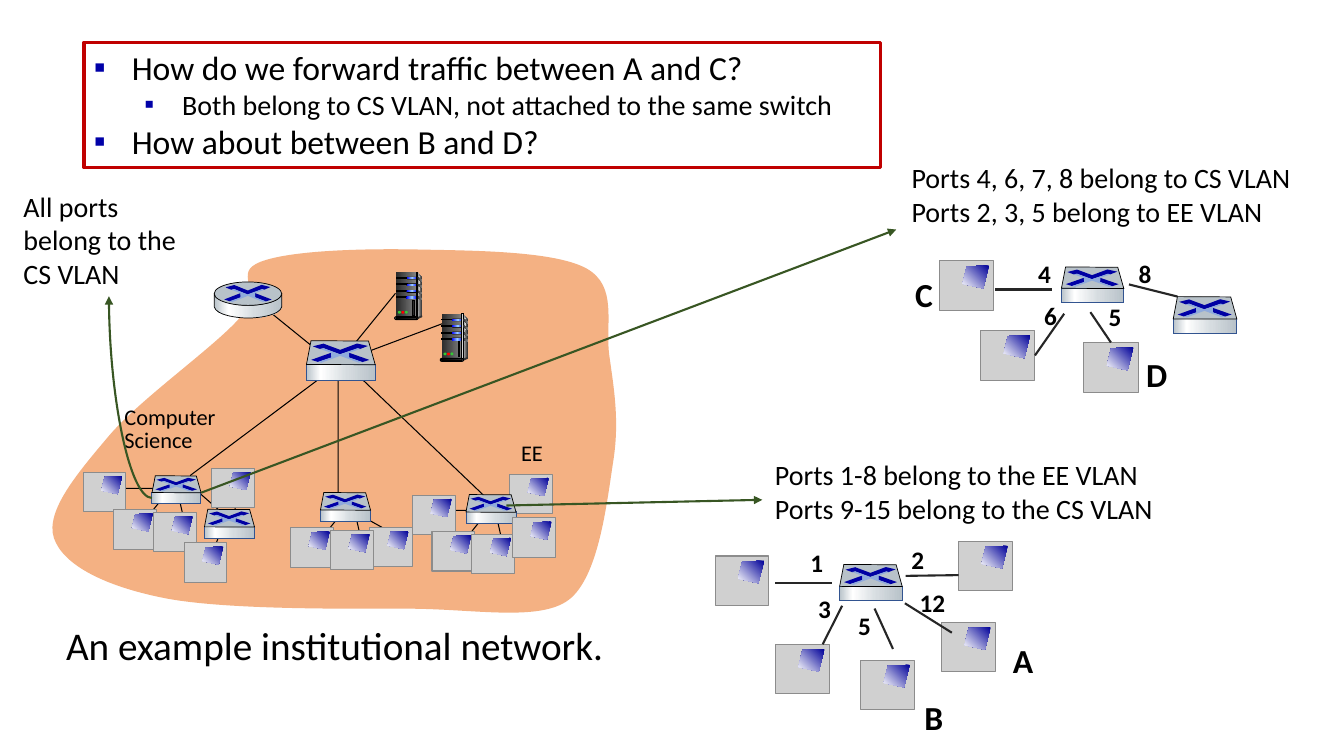
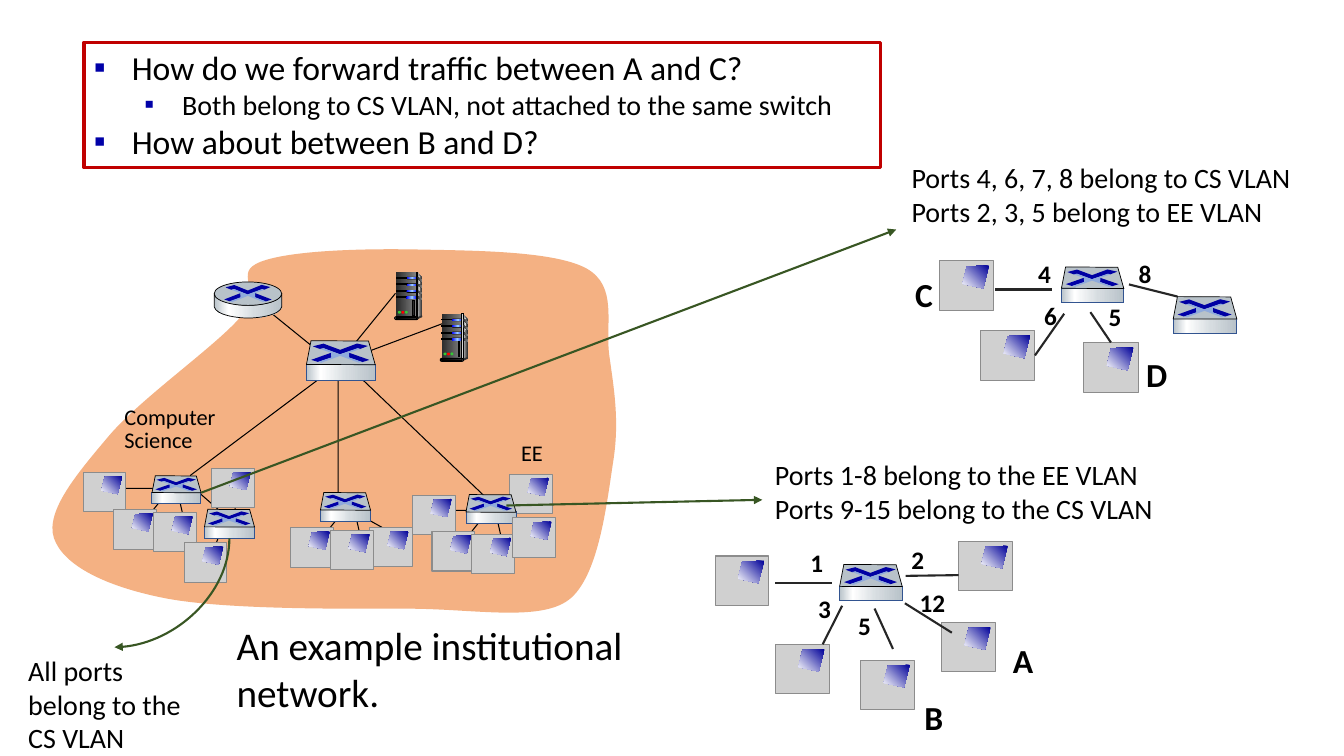
Before and after one commit to minmit/webpage, a slide deck: slide 17 of courses/CS456-F25/lectures/lec15.pptx. Drawn at 1344x756 pixels with LibreOffice and Linux fonts; fonts in the diff are those of the drawing; grey boxes stand for pictures. Boxes give left, top, right and bottom in pixels: in the first picture for what was removed or moved away, otherwise in the second. Text is boxed around its words. In the diff, an @@ line names an element or a change of style, - is before the commit and + after.

```diff
--- a/courses/CS456-F25/lectures/lec15.pptx
+++ b/courses/CS456-F25/lectures/lec15.pptx
@@ curved arrow removed from (152, 498) to (109, 296) @@
@@ curved arrow added from (230, 538) to (115, 647), #385723 1.5 pt @@
@@ text "An example institutional network." rewrapped from bbox=[66, 632, 603, 667] to bbox=[237, 632, 623, 708] @@
@@ text "All ports belong to the ...": place and size @@
-text "All ports belong to the ..." at bbox=[23, 197, 176, 285]
+text "All ports belong to the ..." at bbox=[28, 661, 180, 749]
```
Also in this commit, not shown: 1 other slide changed, 4 other files.
